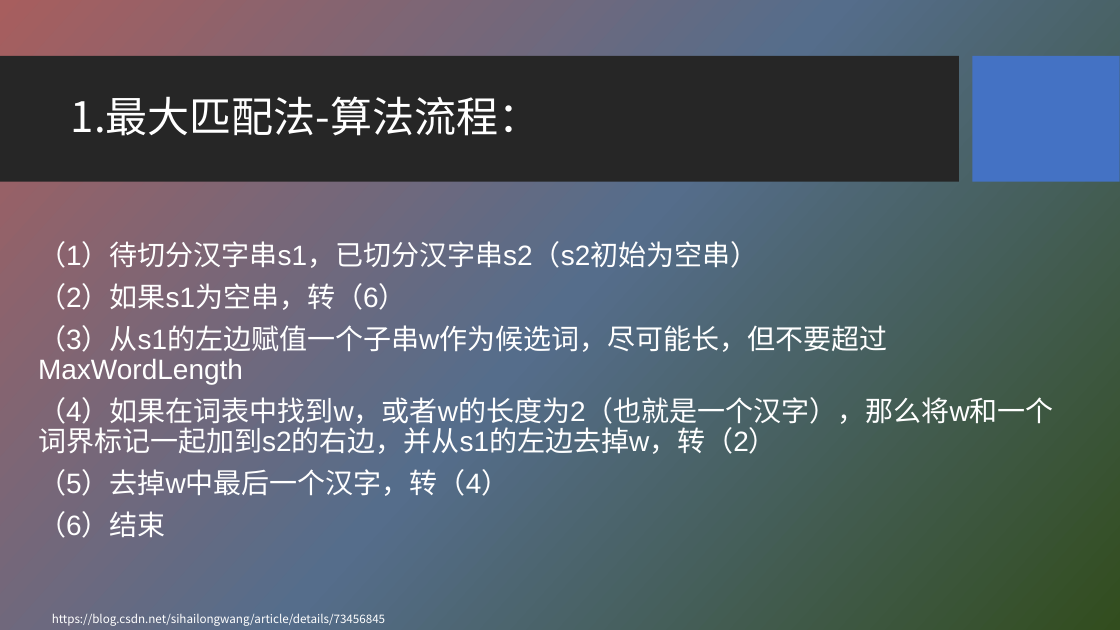
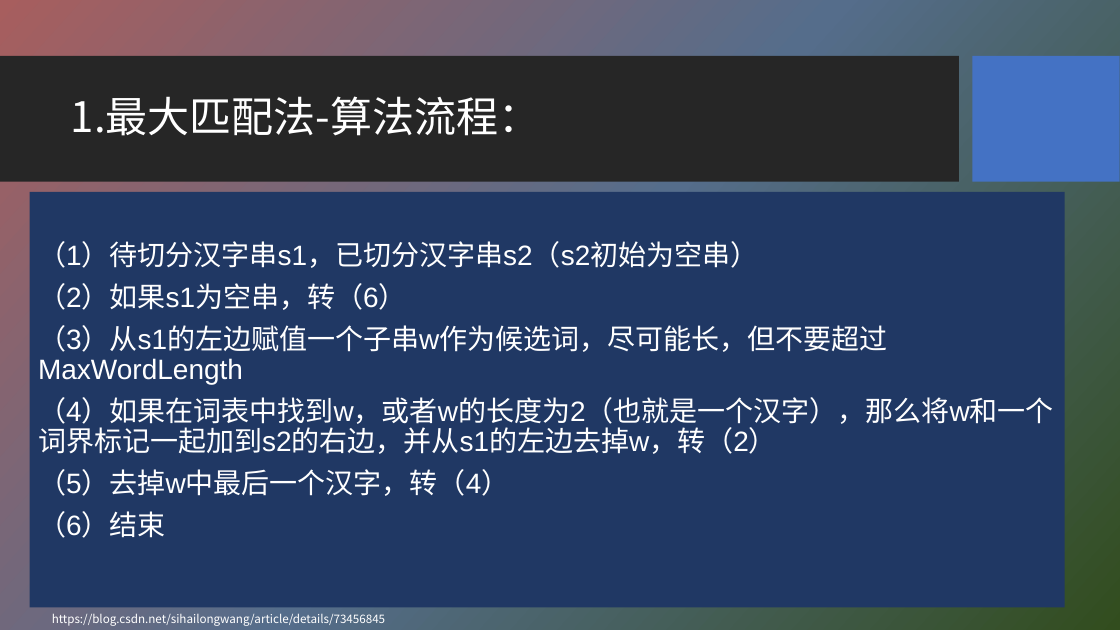
Before and after one commit to HBU/NLP_PPT, a slide deck: slide 11 of PPT-2020/ch07 词法分析.pptx. Drawn at 1120x630 pixels with LibreOffice and Linux fonts; fonts in the diff are those of the drawing; background and template pictures are left out. Boxes give left, top, right and bottom in pixels: in the first picture for what was removed or moved away, otherwise in the second. Text is boxed around its words. In the diff, an @@ line names an element or a change of style, - is before the commit and + after.

```diff
--- a/PPT-2020/ch07 词法分析.pptx
+++ b/PPT-2020/ch07 词法分析.pptx
@@ text "（1）待切分汉字串s1，已切分汉字串s2（s2初始为空串）": place and size @@
-text "（1）待切分汉字串s1，已切分汉字串s2（s2初始为空串）" at [38, 241, 1054, 538]
+text "（1）待切分汉字串s1，已切分汉字串s2（s2初始为空串）" at [29, 192, 1065, 607]
@@ text "（1）待切分汉字串s1，已切分汉字串s2（s2初始为空串）" at [29, 192, 1065, 607]: fill none to #203864 @@
```
Also in this commit, not shown: 11 other slides changed, 1 other file.
